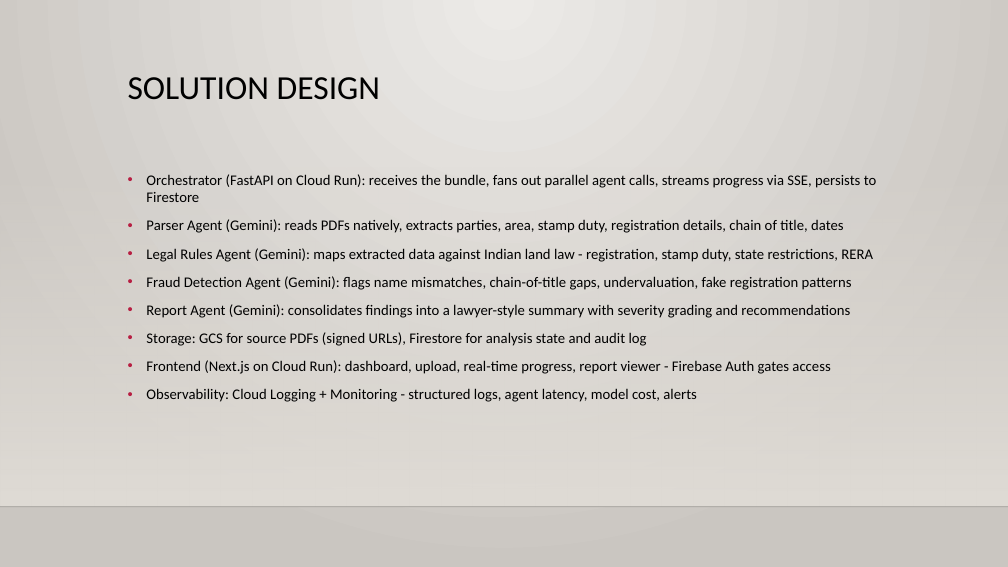
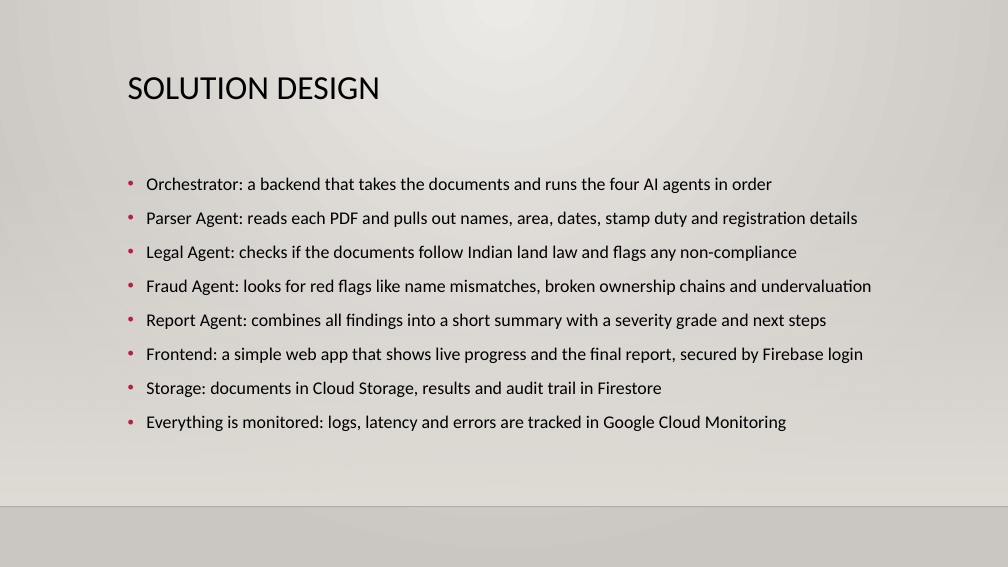
Before and after one commit to abhi88000/land-fraud-detection, a slide deck: slide 3 of docs/deck/Landshield-Deck.pptx. Drawn at 1008x567 pixels with LibreOffice and Linux fonts; fonts in the diff are those of the drawing; background and template pictures are left out. Boxes give left, top, right and bottom in pixels: in the first picture for what was removed or moved away, otherwise in the second. Text is boxed around its words. In the diff, an @@ line names an element or a change of style, - is before the commit and + after.

```diff
--- a/docs/deck/Landshield-Deck.pptx
+++ b/docs/deck/Landshield-Deck.pptx
@@ text at bbox=[146, 177, 871, 431]: text changed; size 14 to 17 pt @@
-• Orchestrator (FastAPI on Cloud Run): receives the bundle, fans out parallel agent calls, streams progress via SSE, persists to Firestore
-• Parser Agent (Gemini): reads PDFs natively, extracts parties, area, stamp duty, registration details, chain of title, dates
-• Legal Rules Agent (Gemini): maps extracted data against Indian land law - registration, stamp duty, state restrictions, RERA
-• Fraud Detection Agent (Gemini): flags name mismatches, chain-of-title gaps, undervaluation, fake registration patterns
-• Report Agent (Gemini): consolidates findings into a lawyer-style summary with severity grading and recommendations
-• Storage: GCS for source PDFs (signed URLs), Firestore for analysis state and audit log
-• Frontend (Next.js on Cloud Run): dashboard, upload, real-time progress, report viewer - Firebase Auth gates access
-• Observability: Cloud Logging + Monitoring - structured logs, agent latency, model cost, alerts
+• Orchestrator: a backend that takes the documents and runs the four AI agents in order
+• Parser Agent: reads each PDF and pulls out names, area, dates, stamp duty and registration details
+• Legal Agent: checks if the documents follow Indian land law and flags any non-compliance
+• Fraud Agent: looks for red flags like name mismatches, broken ownership chains and undervaluation
+• Report Agent: combines all findings into a short summary with a severity grade and next steps
+• Frontend: a simple web app that shows live progress and the final report, secured by Firebase login
+• Storage: documents in Cloud Storage, results and audit trail in Firestore
+• Everything is monitored: logs, latency and errors are tracked in Google Cloud Monitoring
```
Also in this commit, not shown: 9 other slides changed, 1 other file.
